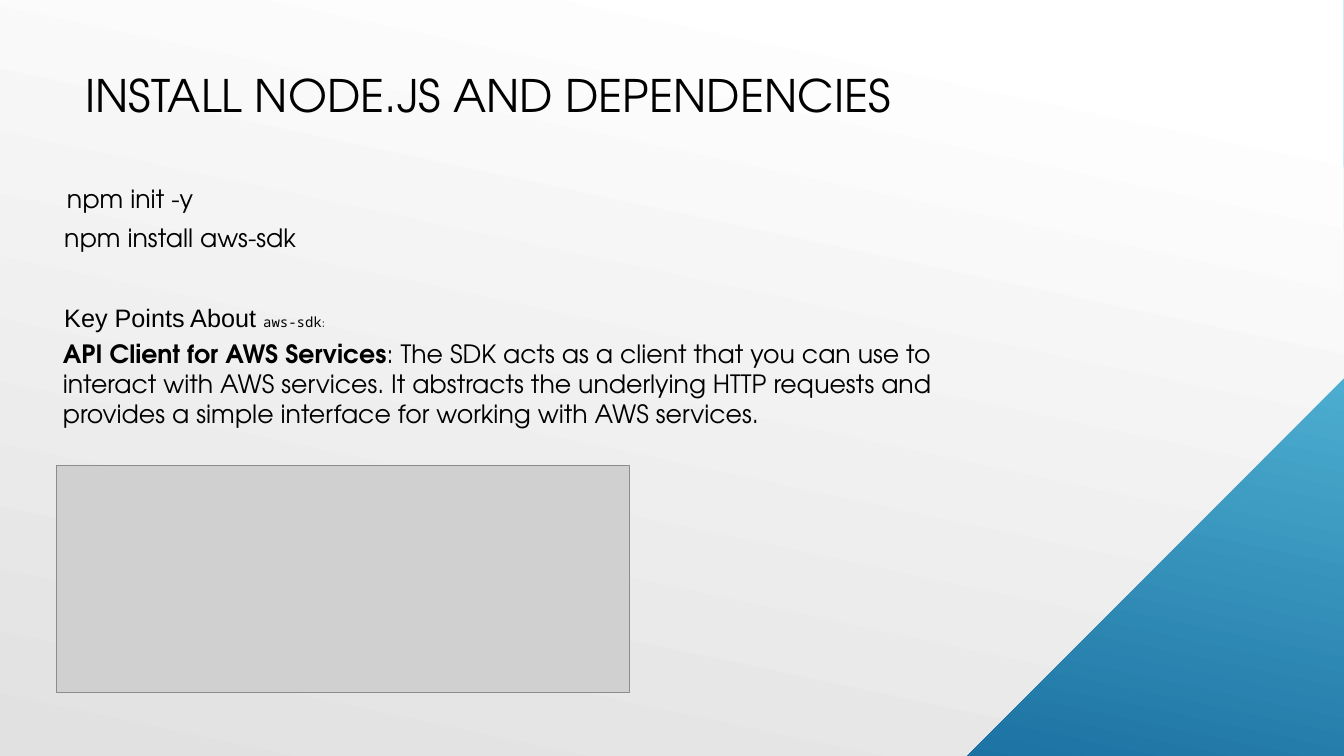
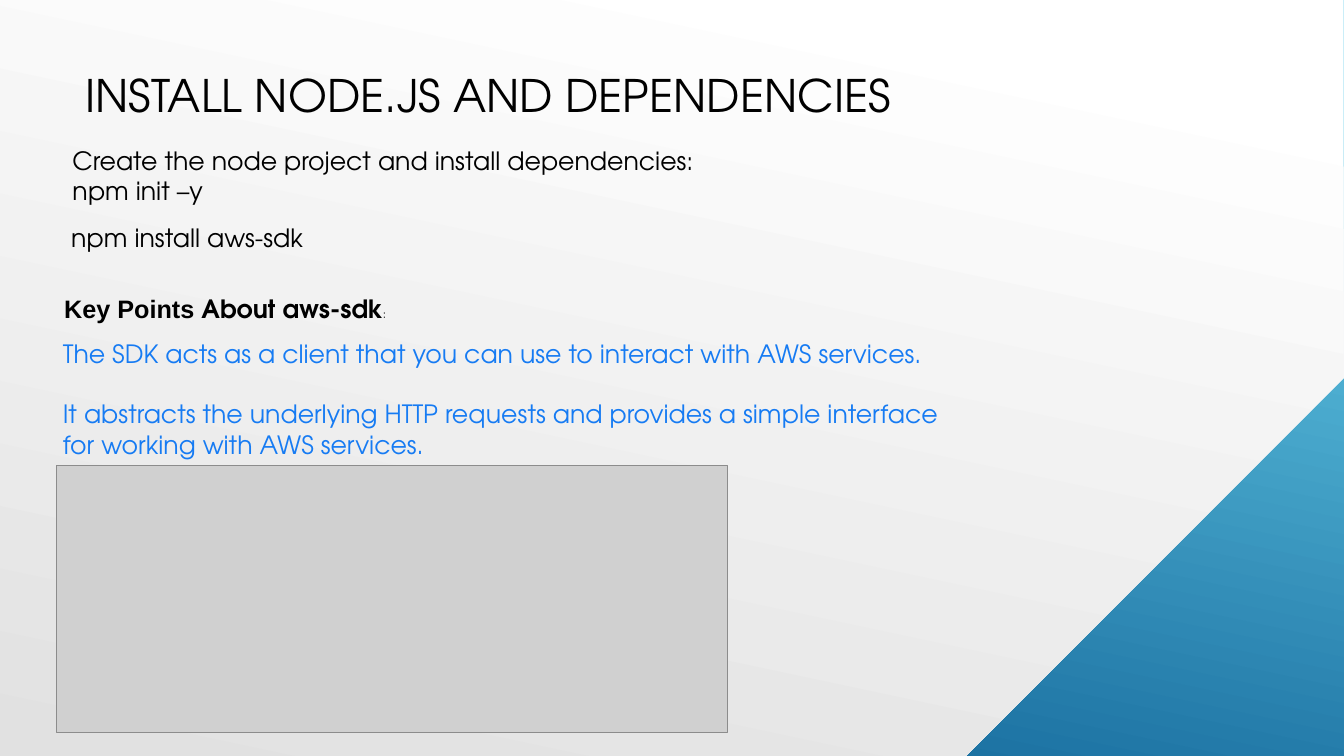
Before and after one commit to drormu1/localstack-aws, a slide deck: slide 9 of Local stack.pptx (slide 7 before the commit). Drawn at 1344x756 pixels with LibreOffice and Linux fonts; fonts in the diff are those of the drawing; grey boxes stand for pictures; background and template pictures are left out. Boxes give left, top, right and bottom in pixels: in the first picture for what was removed or moved away, otherwise in the second. Text is boxed around its words. In the diff, an @@ line names an element or a change of style, - is before the commit and + after.

```diff
--- a/Local stack.pptx
+++ b/Local stack.pptx
@@ text at [72,151,693,205]: text changed @@
-npm init -y
+Create the node project and install dependencies: npm init –y
@@ text "npm install aws-sdk": place and size @@
-text "npm install aws-sdk" at [64,228,296,252]
+text "npm install aws-sdk" at [71,228,303,252]
@@ text "Key Points About aws-sdk:": place and size @@
-text "Key Points About aws-sdk:" at [64,308,322,333]
+text "Key Points About aws-sdk:" at [64,299,383,324]
@@ text "Key Points About aws-sdk:" at [64,299,383,324]: size 10 to 18 pt, font Noto Sans Mono to TeX Gyre Adventor in "aws-sdk:"; font Arial to TeX Gyre Adventor in "About"; bold on @@
@@ text at [63,344,937,466]: text changed; text colour #000000 to #167BF3 @@
-API Client for AWS Services: The SDK acts as a client that you can use to interact with AWS services. It abstracts the underlying HTTP requests and provides a simple interface for working with AWS services.
+The SDK acts as a client that you can use to interact with AWS services.
+It abstracts the underlying HTTP requests and provides a simple interface for working with AWS services.
@@ picture: place and size @@
-picture at [56,465,629,693]
+picture at [56,465,727,732]
```
Also in this commit, not shown: 1 other slide changed, 2 slides added.
